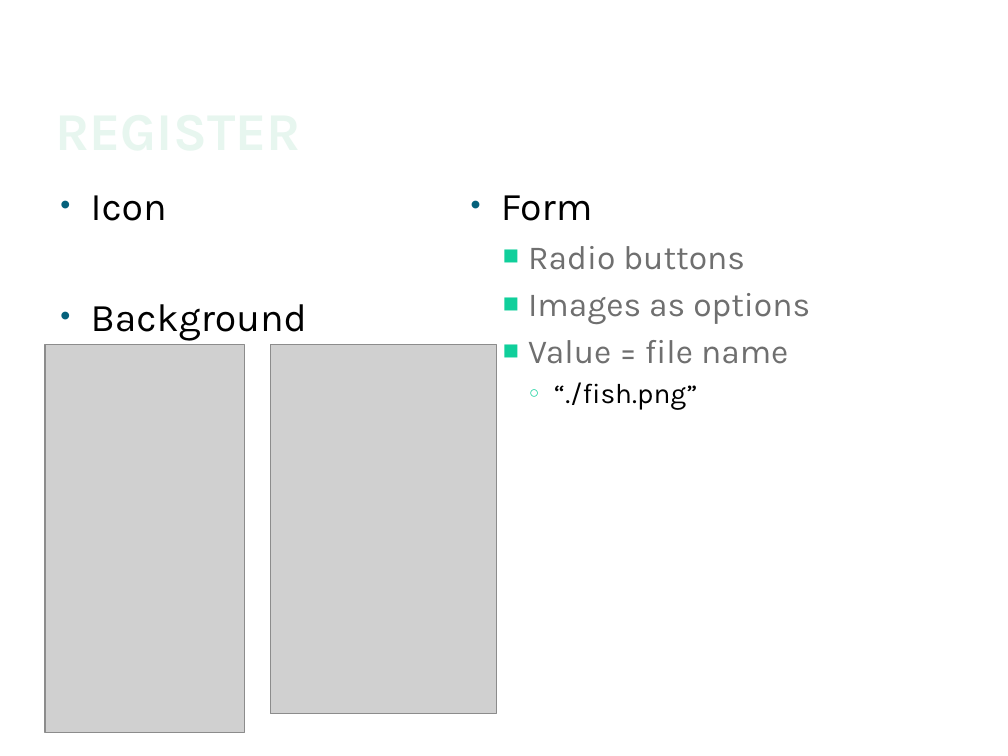
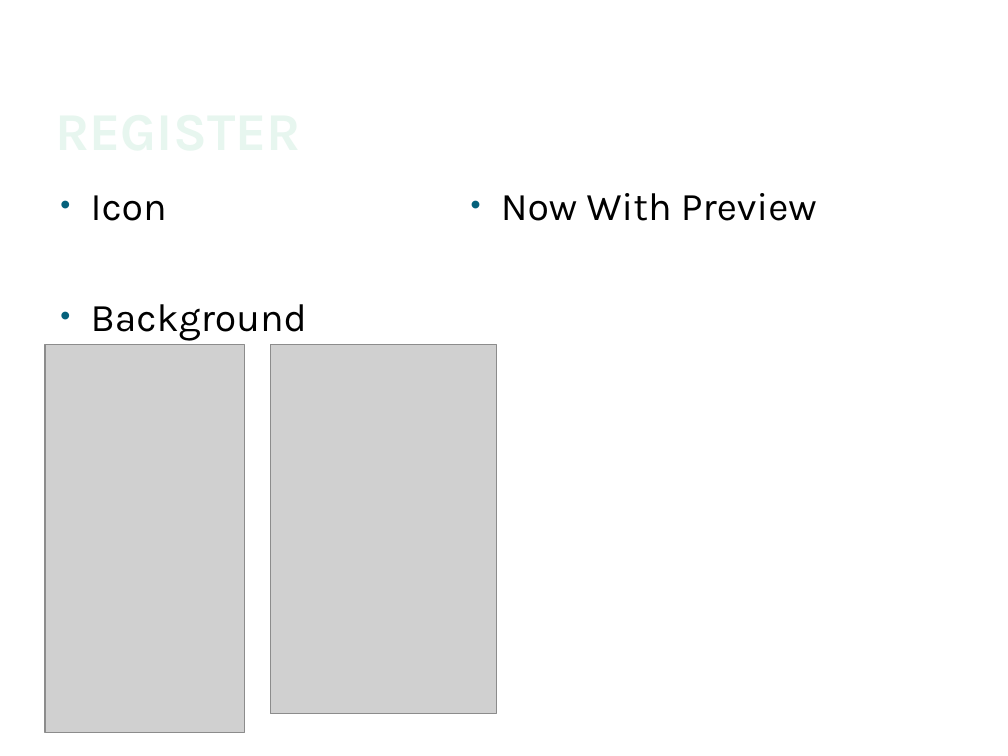
Before and after one commit to JaySao/FaceSpace, a slide deck: slide 6 of Facespace.pptx (slide 7 before the commit). Drawn at 1008x756 pixels with LibreOffice and Linux fonts; fonts in the diff are those of the drawing; grey boxes stand for pictures; background and template pictures are left out. Boxes give left, top, right and bottom in pixels: in the first picture for what was removed or moved away, otherwise in the second. Text is boxed around its words. In the diff, an @@ line names an element or a change of style, - is before the commit and + after.

```diff
--- a/Facespace.pptx
+++ b/Facespace.pptx
@@ text at (x1=501, y1=193, x2=817, y2=221): text changed; size 24 to 28 pt; text colour #707070 to #000000 @@
-• Form
-  ■ Radio buttons
-  ■ Images as options
-  ■ Value = file name
-    ○ “./fish.png”
+• Now With Preview
```
Also in this commit, not shown: 3 other slides changed, 1 slide removed, 6 other files.
